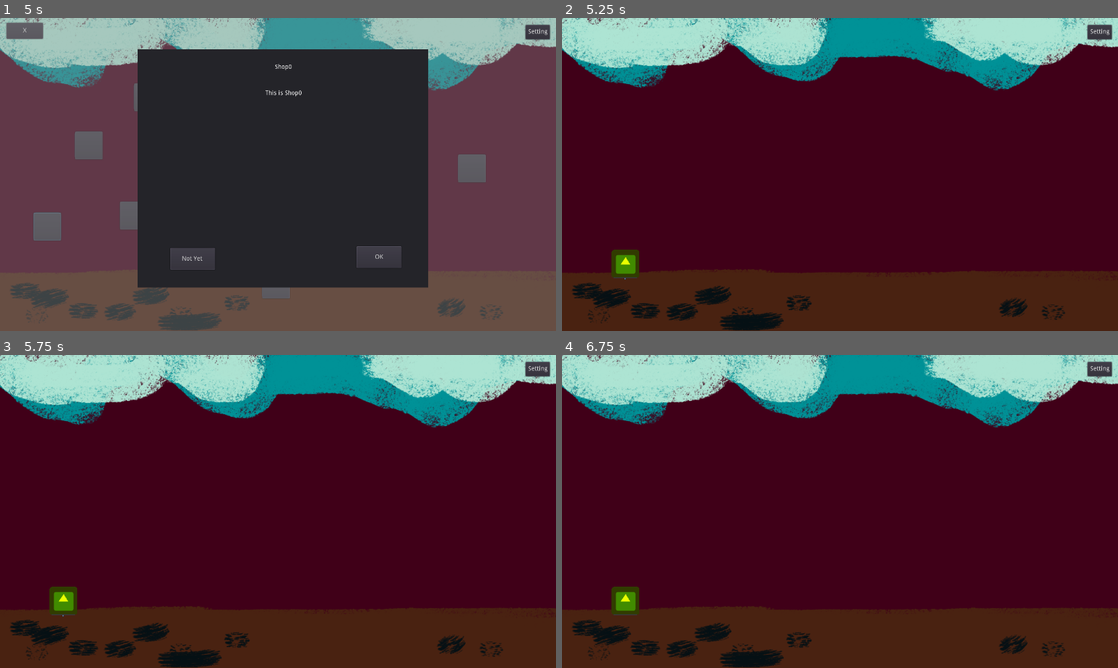
Above: before the commit, frames 1-4 (two rows, left to right).
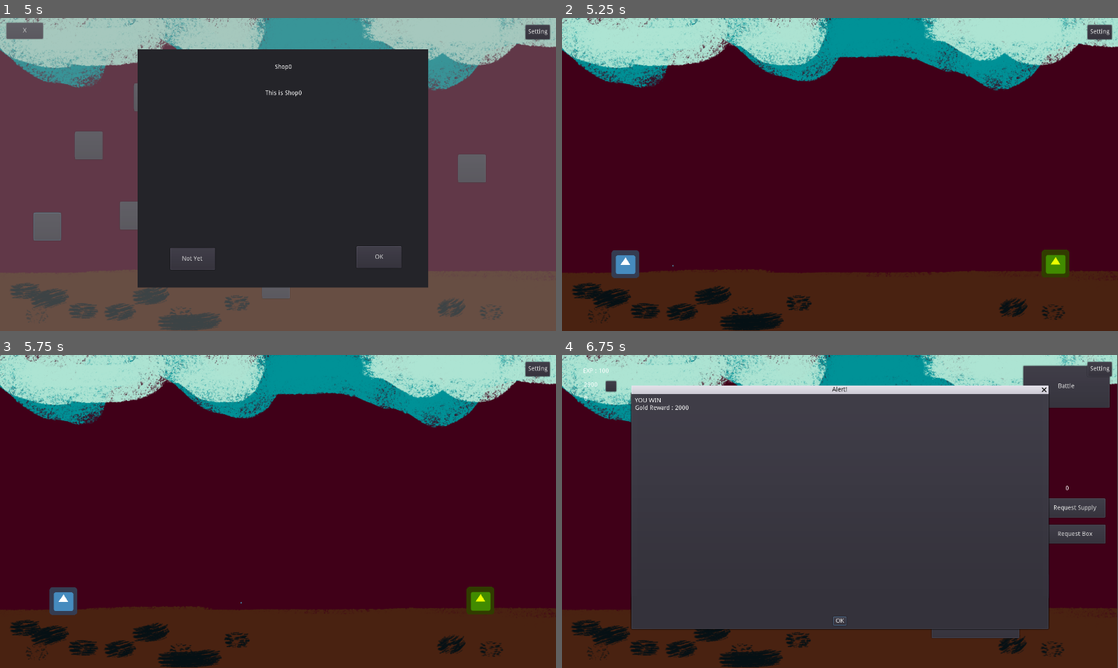
Above: after the commit, the same moments.

Repository: rockgong1987/RockCigaJam2020
Game: Godot game, scene res://Scenes/MainGame.tscn
The game is run twice, just before and just after one commit, with the same random seed, the same clock (stepped at 60 frames per second) and the same inputs. The engine's default icon, where the game draws it, is replaced by a stand-in: a white triangle on a blue panel in a dark square.
Inputs (mouse positions are in pixels of both pictures, inside the frame that each line leads up to):
- Up to frame 1 (5 s): click "Start Game" at 0.5 s; click "Battle" at 1.25 s; click "Request Supply" at 2 s; click "Request Box" at 2.75 s; click "Eat Ant" at 3.5 s; click (50, 227) at 4.27 s
- Up to frame 2 (5.25 s): click "OK" at 5 s
- Up to frame 3 (5.75 s): no input
- Up to frame 4 (6.75 s): click "Setting" at 5.75 s; click "Resume" at 6.5 s

Frame 1 is identical in both runs. In frame 2, 0.9% of the frame differs, in the area x 8-92%, y 74-84%; in frame 3, 0.9%; in frame 4, 64%, in the area x 0-100%, y 0-100%.

Commit message:
battle result

Diff:
--- a/AntsAndMyRifle/Scenes/Battle/BattleCore.gd
+++ b/AntsAndMyRifle/Scenes/Battle/BattleCore.gd
@@ -213,6 +213,7 @@
 	process_bullets()
 	process_enemy_bullets()
 	m_main_step_counter += 1
+	print(m_player_bullets_pos)
 
 func get_player_hp():
 	return m_player_hp
--- a/AntsAndMyRifle/Scenes/Battle/BattleScene.tscn
+++ b/AntsAndMyRifle/Scenes/Battle/BattleScene.tscn
@@ -5,6 +5,8 @@
 
 [node name="BattleScene" type="Node2D"]
 script = ExtResource( 2 )
+pos_linear_weight = 0.1
+bullet_y_offset = -30.0
 
 [node name="BattleCore" parent="." instance=ExtResource( 1 )]
 
--- a/AntsAndMyRifle/Scenes/Home/HomeScene.gd
+++ b/AntsAndMyRifle/Scenes/Home/HomeScene.gd
@@ -62,6 +62,7 @@
 onready var m_gacha_cd_label = $HUD/GachaCD
 
 onready var m_update_panel = $UpgradePanel
+onready var m_battle_result = $BattleResult
 
 var m_timer = 0.0
 var m_step = 1.0 / 60.0
@@ -97,6 +98,17 @@
 	refresh_hud()
 	refresh_upgrade_panel()
 	pass
+
+func show_battle_result():
+	var battle_result = m_context.get_battle_result()
+	var content = ""
+	if battle_result == 0:
+		content = content + "YOU LOSE!"
+	else:
+		content = content + "YOU WIN\n"
+		content = content + "Gold Reward : " + str(battle_result)
+	m_battle_result.dialog_text = content
+	m_battle_result.popup_centered_ratio()
 
 func refresh_hud():
 	m_player_exp_label.text = "EXP : " + str(m_context.get_exp())
--- a/AntsAndMyRifle/Scenes/Home/HomeScene.tscn
+++ b/AntsAndMyRifle/Scenes/Home/HomeScene.tscn
@@ -427,6 +427,16 @@
 margin_top = 60.2441
 margin_right = 124.797
 margin_bottom = 84.2441
+__meta__ = {
+"_edit_use_anchors_": false
+}
+
+[node name="BattleResult" type="AcceptDialog" parent="."]
+margin_left = 262.963
+margin_top = 128.145
+margin_right = 970.963
+margin_bottom = 484.145
+popup_exclusive = true
 [connection signal="body_entered" from="BoxActiveZone" to="." method="_on_BoxActiveZone_body_entered"]
 [connection signal="pressed" from="HUD/Battle" to="." method="_on_Battle_pressed"]
 [connection signal="pressed" from="HUD/ReqSupply" to="." method="_on_ReqSupply_pressed"]
--- a/AntsAndMyRifle/Scenes/MainGame.gd
+++ b/AntsAndMyRifle/Scenes/MainGame.gd
@@ -26,6 +26,7 @@
 
 # for battle
 var m_battle_id = -1
+var m_last_battle_result = 0
 
 # Called when the node enters the scene tree for the first time.
 func _ready():
@@ -180,6 +181,8 @@
 	return 0.7
 func eat_ant():
 	m_player_data.player_exp += m_game_data.exp_per_ant
+func get_battle_result():
+	return m_last_battle_result
 
 # == map
 
@@ -220,6 +223,9 @@
 func get_enemy_bullet_ps():
 	return load("res://Scenes/Battle/Bullets/EB_0.tscn")
 func battle_result(win):
+	if win:
+		m_last_battle_result = 2000
+		m_player_data.gold += m_last_battle_result
 	if m_battle_scene_inst != null:
 		m_battle_scene_inst.queue_free()
 		m_battle_scene_inst = null
@@ -229,6 +235,7 @@
 	m_home_container.add_child(m_home_scene_inst)
 	m_home_scene_inst.position = Vector2.ZERO
 	m_home_scene_inst.setup(self)
+	m_home_scene_inst.show_battle_result()
 # ----forward
 func get_player_max_hp():
 	return get_attr_hp()
@@ -251,24 +258,30 @@
 func get_enemy_atk(type_id):
 	return 100 # TODO
 func get_enemy_max_hp(type_id):
-	return 100 # TODO
+	return 1 # TODO
 func get_enemy_radius(type_id):
-	return 500
+	return 50
 func get_enemy_attack_range(type_id):
-	return 1000 * type_id + 2
+	return 100 * type_id + 2
 func get_enemy_attack_bullet_speed(type_id):
-	return 100 * type_id + 2
+	return 10 * type_id + 2
 func get_enemy_attack_cd(type_id):
 	return 500
 func get_enemy_attack_pre(type_id):
 	return 100
 func get_enemy_move_speed(type_id):
-	return 100
+	if type_id == 0:
+		return 10
+	elif type_id == 1:
+		return 5
+	elif type_id == 2:
+		return 30
+	return 0
 func get_main_spawn_enemy(step_cnt):
 	if step_cnt > 1000:
 		return null
-	if step_cnt % 200:
-		return 0
+	if step_cnt % 200 == 0:
+		return int(floor(step_cnt / 200)) % 3
 	return null
 func player_use_boom():
 	if m_player_data.boom_count > 0:
